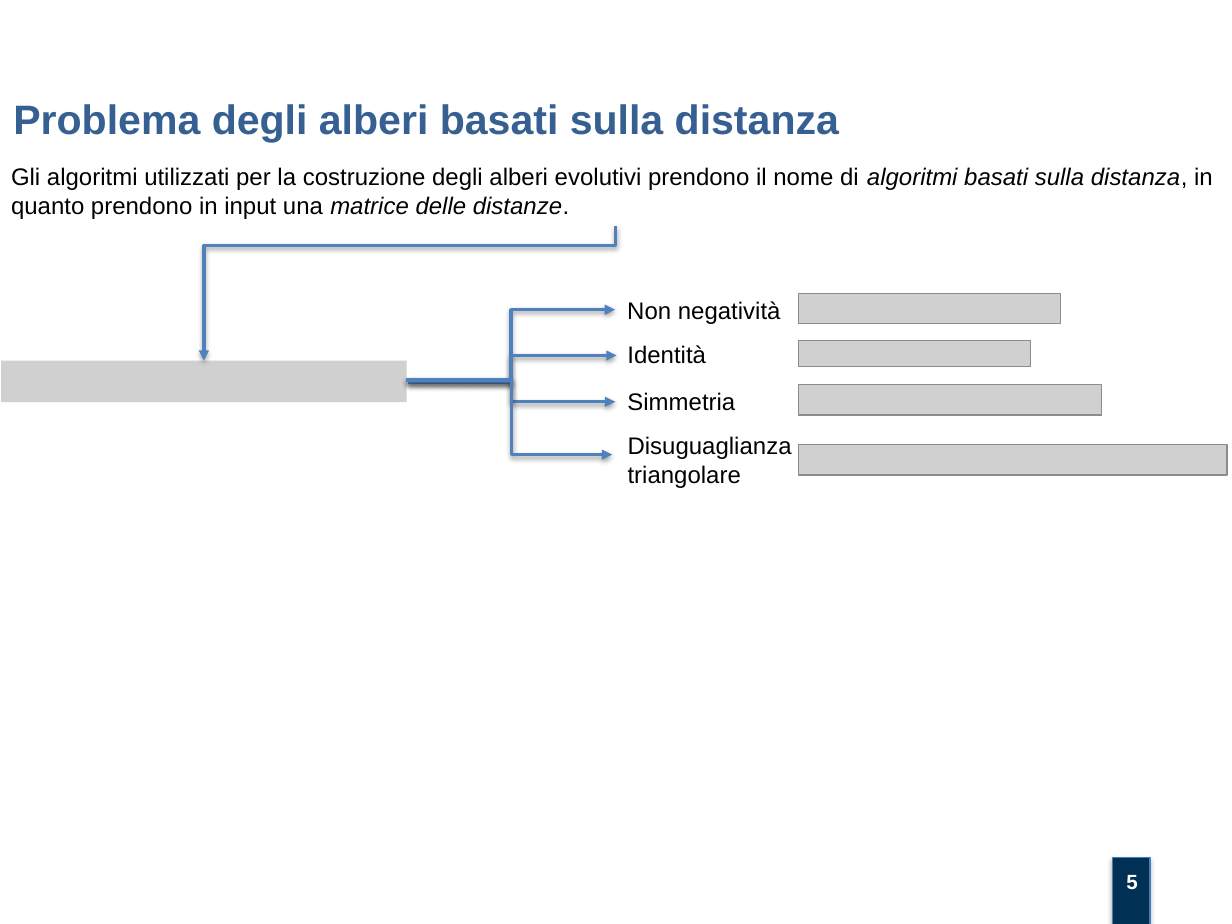
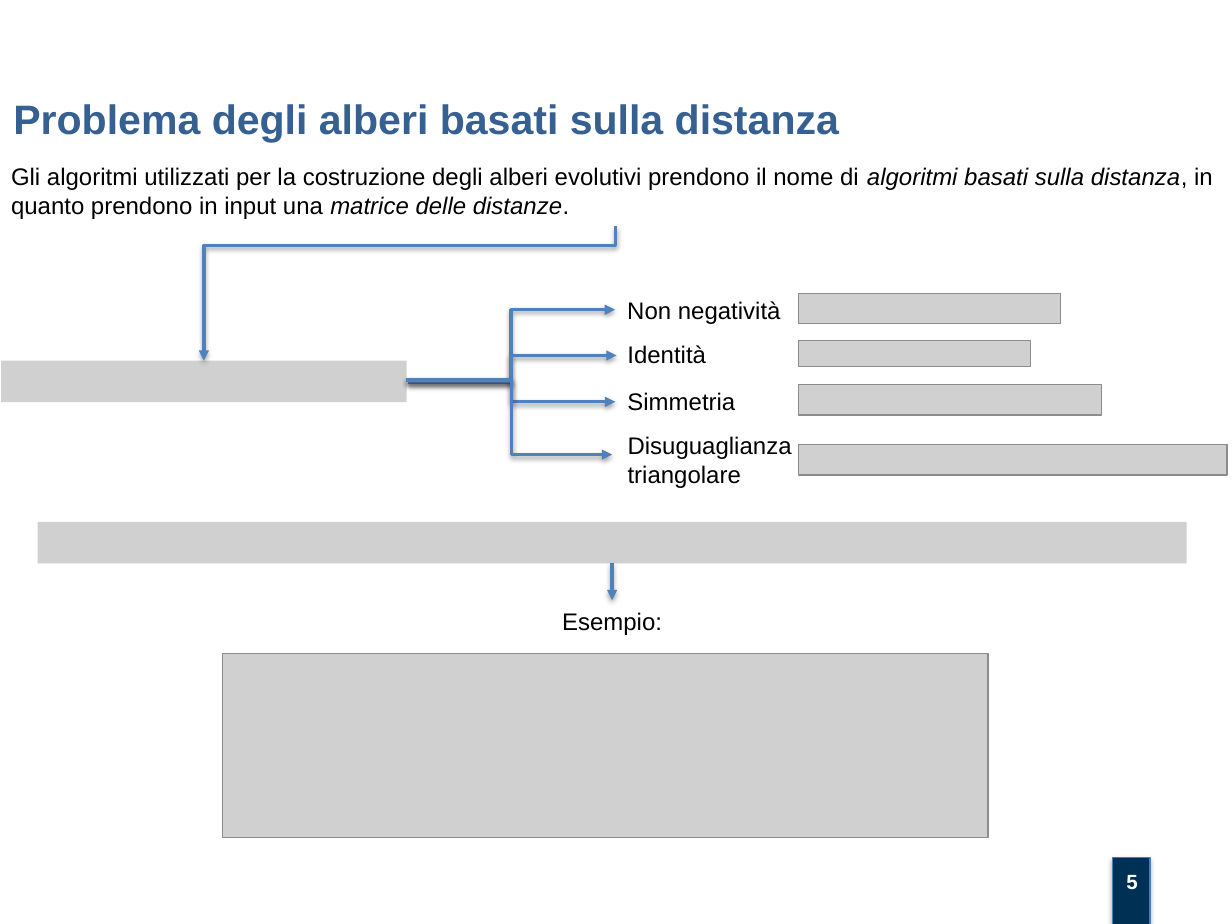
Before and after one commit to mtortoli/Thesis, a slide deck: slide 5 of Discussione Laurea/Slides.pptx. Drawn at 1232x924 pixels with LibreOffice and Linux fonts; fonts in the diff are those of the drawing; grey boxes stand for pictures; background and template pictures are left out. Boxes give left, top, right and bottom in pixels: in the first picture for what was removed or moved away, otherwise in the second. Text is boxed around its words. In the diff, an @@ line names an element or a change of style, - is before the commit and + after.

Commit message:
finished slide 5

```diff
--- a/Discussione Laurea/Slides.pptx
+++ b/Discussione Laurea/Slides.pptx
@@ picture added at [38, 522, 1186, 564] @@
@@ elbow arrow added from (612, 563) to (612, 600), #4F81BD 2 pt @@
@@ text added at [562, 612, 662, 635], 14 pt, text #000000 @@
+Esempio:
@@ picture added at [223, 654, 988, 838] @@
```
Also in this commit, not shown: 1 other file.
